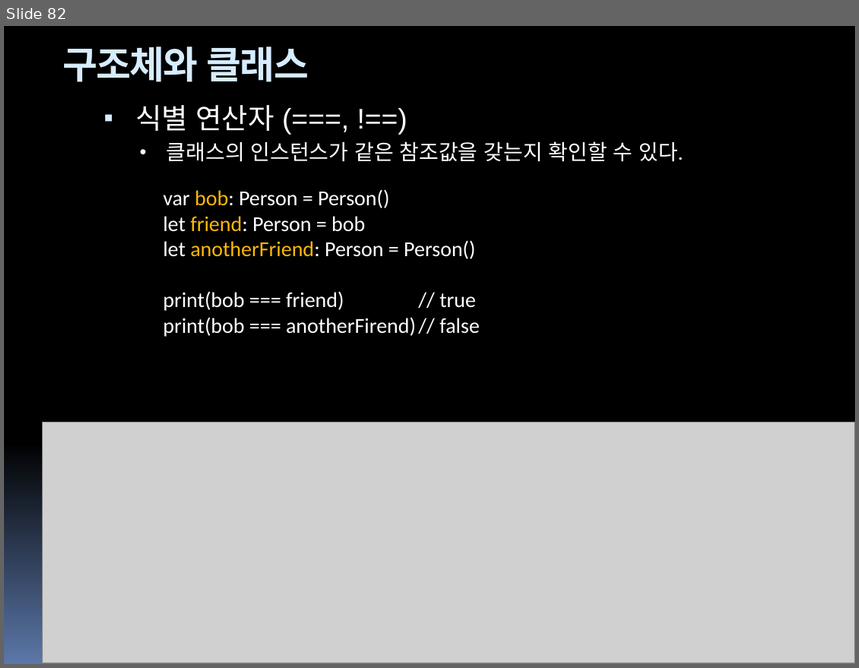
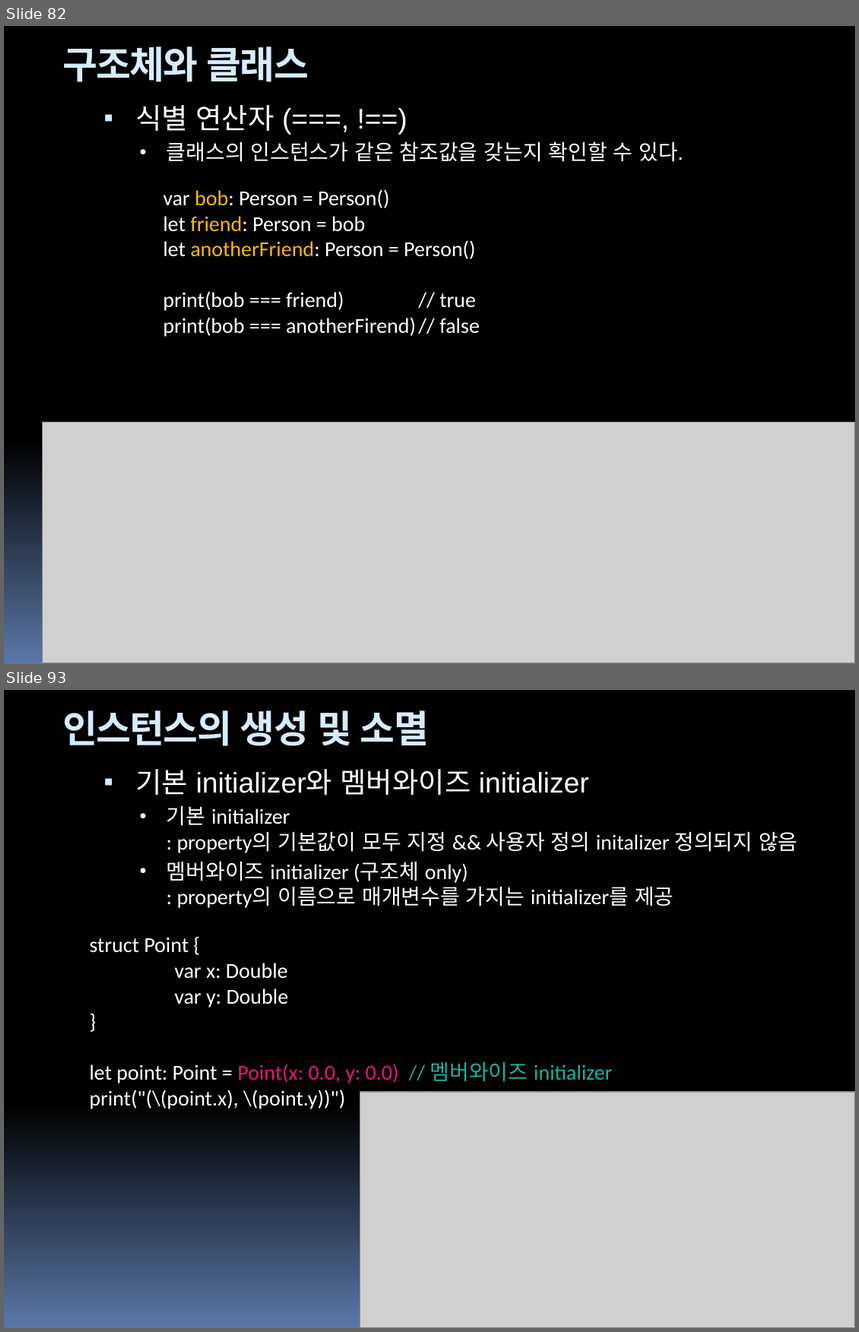
Before and after one commit to hounga13/helloSwift, a slide deck: Swift세미나자료.pptx. Shown one above the other, each under a label of ours: slide 82 before the commit, slides 82 and 93 after it; the slides between them are not shown. The pictures are 859x668 and 859x1332 pixels, drawn with LibreOffice and Linux fonts; fonts in the diff are those of the drawing; grey boxes stand for pictures. Boxes give left, top, right and bottom in pixels: in the first picture for what was removed or moved away, otherwise in the second. Text is boxed around its words. In the diff, an @@ line names an element or a change of style, - is before the commit and + after.

```diff
--- a/Swift세미나자료.pptx
+++ b/Swift세미나자료.pptx
@@ slide 93 added at bbox=[4, 690, 855, 1328], background gradient #000000 to #5B77A8; not listed: 4 template elements that a slide beside it also shows @@
@@ title added at bbox=[63, 711, 429, 746], 32 pt, text #D6ECFF, bold @@
+인스턴스의 생성 및 소멸
@@ text added at bbox=[135, 769, 798, 908], 18 pt, text #FFFFFF @@
+▪ 기본 initializer와 멤버와이즈 initializer
+  • 기본 initializer
+    : property의 기본값이 모두 지정 && 사용자 정의 initalizer 정의되지 않음
+  • 멤버와이즈 initializer (구조체 only)
+    : property의 이름으로 매개변수를 가지는 initializer를 제공
@@ text added at bbox=[89, 938, 612, 1110], 18 pt, text #FFFFFF @@
+struct Point {
+var x: Double
+var y: Double
+}
+let point: Point = Point(x: 0.0, y: 0.0) // 멤버와이즈 initializer
+print("(\(point.x), \(point.y))")
@@ picture added at bbox=[360, 1092, 855, 1328] @@
```
Also in this commit, not shown: 17 other slides added, 2 other files.
